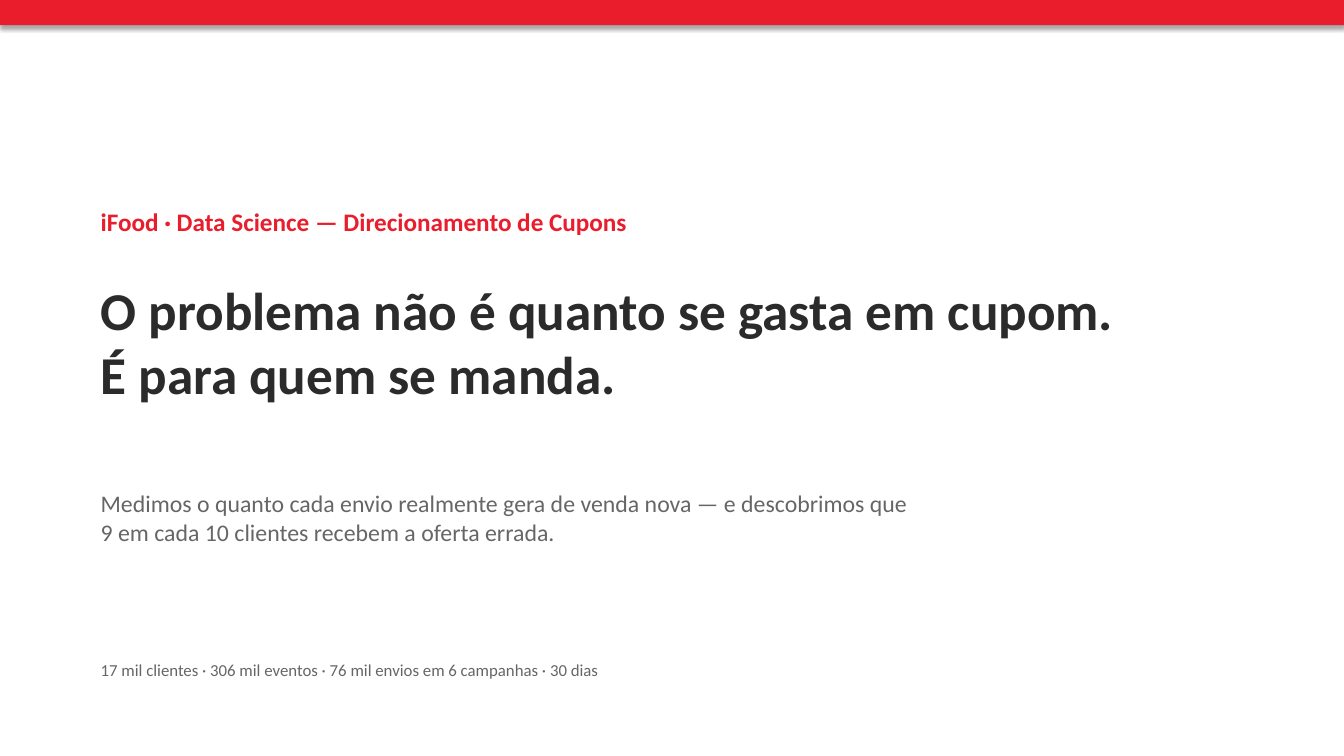
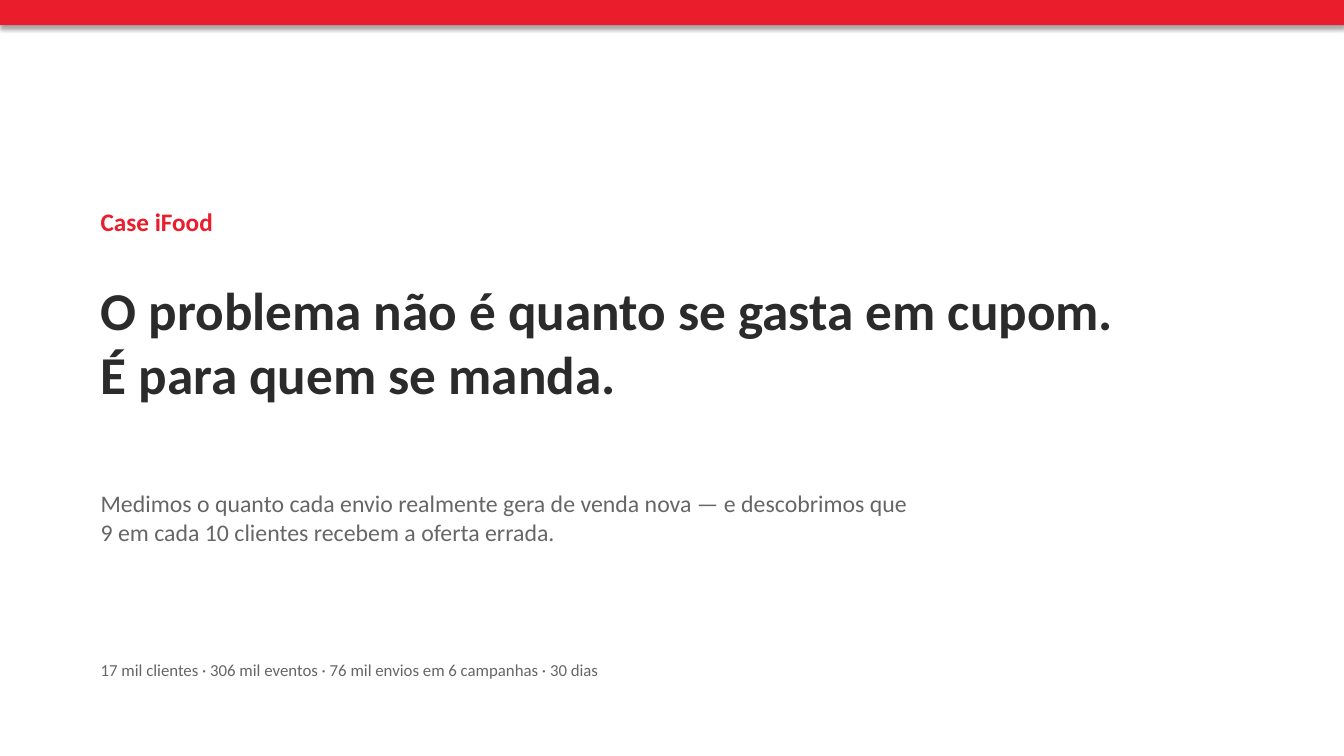
Before and after one commit to velosomn/ifood-case, a slide deck: slide 1 of presentation/ifood_case.pptx. Drawn at 1344x756 pixels with LibreOffice and Linux fonts; fonts in the diff are those of the drawing. Boxes give left, top, right and bottom in pixels: in the first picture for what was removed or moved away, otherwise in the second. Text is boxed around its words. In the diff, an @@ line names an element or a change of style, - is before the commit and + after.

```diff
--- a/presentation/ifood_case.pptx
+++ b/presentation/ifood_case.pptx
@@ text at (101, 213, 213, 231): text changed @@
-iFood · Data Science — Direcionamento de Cupons
+Case iFood
```
Also in this commit, not shown: 2 other files.
